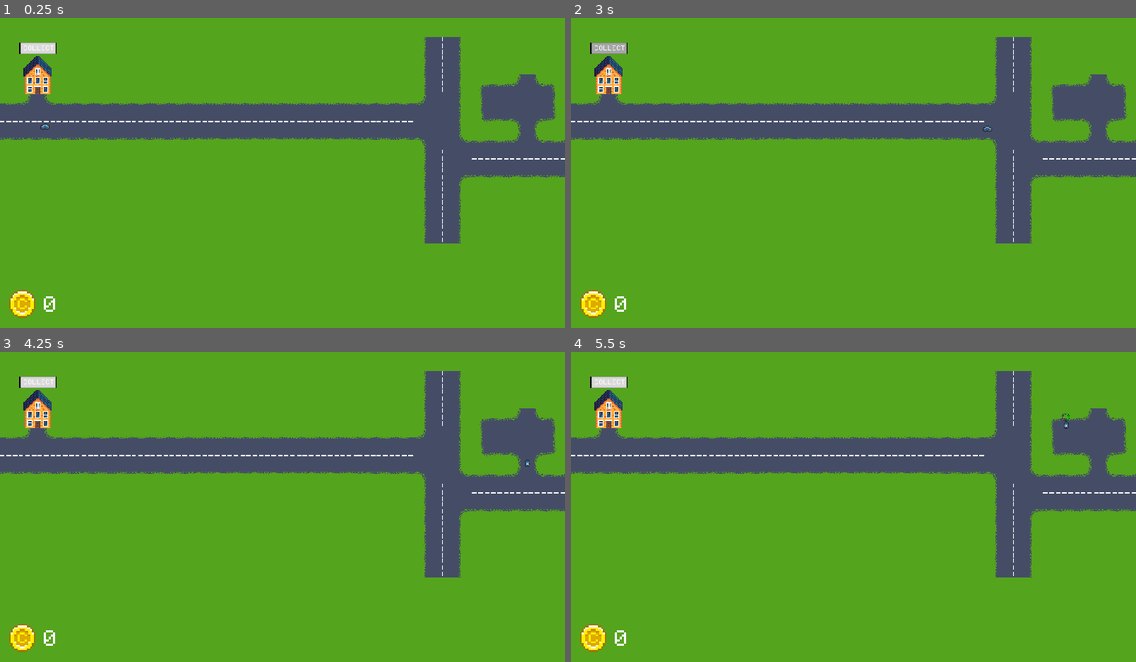
Above: before the commit, frames 1-4 (two rows, left to right).
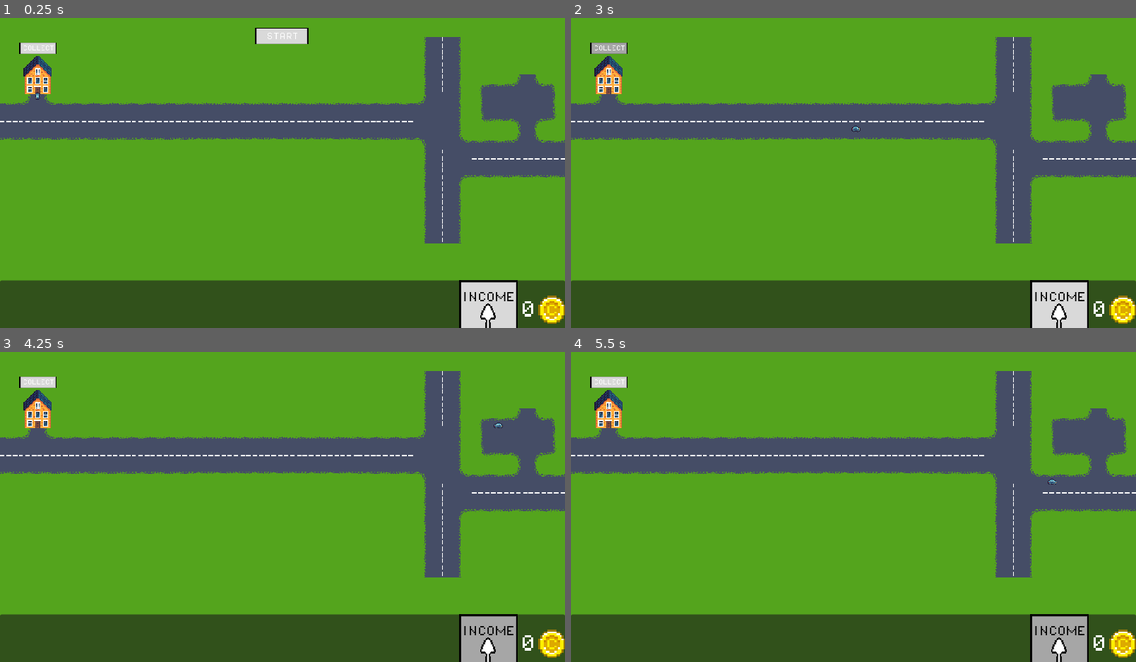
Above: after the commit, the same moments.

Repository: Damian153/idlegame
Game: Godot game, scene res://Scenes/world.tscn
The game is run twice, just before and just after one commit, with the same random seed, the same clock (stepped at 60 frames per second) and the same inputs.
Inputs (mouse positions are in pixels of both pictures, inside the frame that each line leads up to):
- Up to frame 1 (0.25 s): no input
- Up to frame 2 (3 s): click "COLLECT" at 0.5 s; click (1056, 309) at 1.25 s, where only the run after the commit has a clickable "INCOME"; click (853, 36) at 2 s, where only the run after the commit has a clickable "START"; click "COLLECT" at 2.75 s
- Up to frame 3 (4.25 s): click (485, 643) at 3.5 s, where only the run after the commit has a clickable "INCOME"
- Up to frame 4 (5.5 s): click "COLLECT" at 4.25 s; click (1056, 643) at 5 s, where only the run after the commit has a clickable "INCOME"

The runs differ from the first frame. In frame 1, 16% of the frame differs, in the area x 0-100%, y 3-100%; in frame 2, 16%; in frame 3, 15%; in frame 4, 16%.

Commit message:
upgrades

Diff:
--- a/Scenes/CanvasLayer.gd
+++ b/Scenes/CanvasLayer.gd
@@ -1,6 +1,12 @@
 extends CanvasLayer
 
-@onready var coins_text = $coins_text
+@onready var coins_text = $PanelContainer/HBoxContainer/coins_text
+@onready var houses = $"../houses"
 
 func _process(delta):
 	coins_text.text = str(Global.coins)
+
+func _on_upgrade_income_pressed():
+	if Global.coins >= 4:
+		houses.blue_car.coin_amount += 1
+		Global.coins -= 4
--- a/Scenes/blue_car.tscn
+++ b/Scenes/blue_car.tscn
@@ -54,7 +54,6 @@
 h_offset = -7.21
 v_offset = -3.32
 rotates = false
-cubic_interp = false
 loop = false
 
 [node name="AnimatedSprite2D" type="AnimatedSprite2D" parent="Path2D/PathFollow2D"]
@@ -62,11 +61,12 @@
 sprite_frames = SubResource("SpriteFrames_yu0pb")
 animation = &"left"
 
-[node name="progressbar" type="TextureProgressBar" parent="."]
-offset_left = 770.0
-offset_top = -8.0
-offset_right = 802.0
-offset_bottom = 24.0
+[node name="progressbar" type="TextureProgressBar" parent="Path2D/PathFollow2D/AnimatedSprite2D"]
+visible = false
+offset_left = -6.49621
+offset_top = -20.0
+offset_right = 25.5038
+offset_bottom = 12.0
 scale = Vector2(0.41, 0.41)
 fill_mode = 4
 texture_under = ExtResource("5_mko23")
--- a/Scenes/houses.gd
+++ b/Scenes/houses.gd
@@ -2,12 +2,12 @@
 @onready var blue_car = $blue_car
 @onready var coin = $Coin
 @onready var animation_player = $AnimationPlayer
+@onready var start = $"../start"
 
 func _ready():
 	animation_player.play("coin")
 
-func _process(_delta):
-	if blue_car.can_collect:
-		coin.visible = true
-	else:
-		coin.visible = false
+
+func _on_start_pressed():
+	blue_car.can_move = 1
+	start.queue_free()
--- a/Scenes/houses.tscn
+++ b/Scenes/houses.tscn
@@ -8,6 +8,21 @@
 [ext_resource type="Texture2D" uid="uid://h2rfljqjwlfj" path="res://pozegodor/button/pressed_button.png" id="5_7dpkx"]
 [ext_resource type="Texture2D" uid="uid://ec0gtgdypd83" path="res://pozegodor/button/hover_button.png" id="6_dluei"]
 [ext_resource type="Texture2D" uid="uid://oe4x68fj7ube" path="res://pozegodor/circular progressbar/coin.png" id="7_4bg64"]
+
+[sub_resource type="Animation" id="Animation_i7bg6"]
+length = 0.001
+tracks/0/type = "value"
+tracks/0/imported = false
+tracks/0/enabled = true
+tracks/0/path = NodePath("Coin:position")
+tracks/0/interp = 1
+tracks/0/loop_wrap = true
+tracks/0/keys = {
+"times": PackedFloat32Array(0),
+"transitions": PackedFloat32Array(1),
+"update": 0,
+"values": [Vector2(0, -80.19)]
+}
 
 [sub_resource type="Animation" id="Animation_6b13q"]
 resource_name = "coin"
@@ -23,21 +38,6 @@
 "transitions": PackedFloat32Array(1, 1),
 "update": 0,
 "values": [Vector2(0, -80.19), Vector2(0, -90)]
-}
-
-[sub_resource type="Animation" id="Animation_i7bg6"]
-length = 0.001
-tracks/0/type = "value"
-tracks/0/imported = false
-tracks/0/enabled = true
-tracks/0/path = NodePath("Coin:position")
-tracks/0/interp = 1
-tracks/0/loop_wrap = true
-tracks/0/keys = {
-"times": PackedFloat32Array(0),
-"transitions": PackedFloat32Array(1),
-"update": 0,
-"values": [Vector2(0, -80.19)]
 }
 
 [sub_resource type="AnimationLibrary" id="AnimationLibrary_ocir5"]
@@ -85,6 +85,7 @@
 text = "COLLECT"
 
 [node name="Coin" type="Sprite2D" parent="."]
+visible = false
 position = Vector2(0, -80.19)
 scale = Vector2(0.47, 0.47)
 texture = ExtResource("7_4bg64")
@@ -95,5 +96,6 @@
 }
 autoplay = "coin"
 
+[connection signal="button_down" from="TextureButton" to="blue_car" method="_on_texture_button_button_down"]
 [connection signal="button_up" from="TextureButton" to="blue_car" method="_on_texture_button_button_up"]
 [connection signal="pressed" from="TextureButton" to="blue_car" method="_on_texture_button_pressed"]
--- a/Scenes/world.tscn
+++ b/Scenes/world.tscn
@@ -1,10 +1,14 @@
-[gd_scene load_steps=9 format=3 uid="uid://b0klq4284m56i"]
+[gd_scene load_steps=13 format=3 uid="uid://b0klq4284m56i"]
 
 [ext_resource type="Texture2D" uid="uid://js2c1ak55o4d" path="res://pozegodor/tilemap.png" id="1_7rhx4"]
 [ext_resource type="Texture2D" uid="uid://x4s04r83r2g6" path="res://pozegodor/CityBuilder.png" id="2_b8i7p"]
 [ext_resource type="PackedScene" uid="uid://dcojodoefejqb" path="res://Scenes/houses.tscn" id="3_jbj48"]
 [ext_resource type="Script" path="res://Scenes/CanvasLayer.gd" id="4_58j50"]
 [ext_resource type="Texture2D" uid="uid://oe4x68fj7ube" path="res://pozegodor/circular progressbar/coin.png" id="4_akv0h"]
+[ext_resource type="Texture2D" uid="uid://dklu0lneulcn7" path="res://pozegodor/button/normal_button.png" id="6_akf7y"]
+[ext_resource type="Texture2D" uid="uid://h2rfljqjwlfj" path="res://pozegodor/button/pressed_button.png" id="7_k23ml"]
+[ext_resource type="Texture2D" uid="uid://ec0gtgdypd83" path="res://pozegodor/button/hover_button.png" id="8_bmmm8"]
+[ext_resource type="Texture2D" uid="uid://dlbypre88tk4k" path="res://pozegodor/circular progressbar/arrow.png" id="8_tjvel"]
 
 [sub_resource type="TileSetAtlasSource" id="TileSetAtlasSource_6wmgr"]
 texture = ExtResource("1_7rhx4")
@@ -181,15 +185,74 @@
 [node name="CanvasLayer" type="CanvasLayer" parent="."]
 script = ExtResource("4_58j50")
 
-[node name="coin" type="Sprite2D" parent="CanvasLayer"]
-position = Vector2(38, 487)
+[node name="PanelContainer" type="PanelContainer" parent="CanvasLayer"]
+offset_top = 447.0
+offset_right = 960.0
+offset_bottom = 544.0
+
+[node name="HBoxContainer" type="HBoxContainer" parent="CanvasLayer/PanelContainer"]
+layout_mode = 2
+alignment = 2
+
+[node name="upgrade_income" type="TextureButton" parent="CanvasLayer/PanelContainer/HBoxContainer"]
+layout_mode = 2
+texture_normal = ExtResource("6_akf7y")
+texture_pressed = ExtResource("7_k23ml")
+texture_hover = ExtResource("8_bmmm8")
+stretch_mode = 5
+
+[node name="Label" type="Label" parent="CanvasLayer/PanelContainer/HBoxContainer/upgrade_income"]
+texture_filter = 3
+layout_mode = 0
+offset_left = 5.00001
+offset_top = 20.0
+offset_right = 110.0
+offset_bottom = 41.0
+theme_override_colors/font_color = Color(0, 0, 0, 1)
+theme_override_font_sizes/font_size = 17
+text = "INCOME"
+
+[node name="TextureRect" type="TextureRect" parent="CanvasLayer/PanelContainer/HBoxContainer/upgrade_income"]
+layout_mode = 0
+offset_left = 22.0
+offset_top = 39.0
+offset_right = 62.0
+offset_bottom = 79.0
+scale = Vector2(1.355, 1.355)
+texture = ExtResource("8_tjvel")
+
+[node name="coins_text" type="Label" parent="CanvasLayer/PanelContainer/HBoxContainer"]
+texture_filter = 3
+layout_mode = 2
+theme_override_font_sizes/font_size = 30
+text = "999"
+
+[node name="TextureRect" type="TextureRect" parent="CanvasLayer/PanelContainer/HBoxContainer"]
+layout_mode = 2
 texture = ExtResource("4_akv0h")
-
-[node name="coins_text" type="Label" parent="CanvasLayer"]
+stretch_mode = 3
+
+[node name="start" type="TextureButton" parent="."]
+offset_left = 433.0
+offset_top = 17.0
+offset_right = 580.0
+offset_bottom = 62.0
+scale = Vector2(0.62, 0.62)
+texture_normal = ExtResource("6_akf7y")
+texture_pressed = ExtResource("7_k23ml")
+texture_hover = ExtResource("8_bmmm8")
+ignore_texture_size = true
+stretch_mode = 0
+
+[node name="Label" type="Label" parent="start"]
 texture_filter = 3
-offset_left = 71.0
-offset_top = 474.0
-offset_right = 123.0
-offset_bottom = 505.0
-theme_override_font_sizes/font_size = 30
-text = "99"
+layout_mode = 0
+offset_left = 32.2581
+offset_top = 12.9032
+offset_right = 120.258
+offset_bottom = 33.9032
+theme_override_font_sizes/font_size = 20
+text = "START"
+
+[connection signal="pressed" from="CanvasLayer/PanelContainer/HBoxContainer/upgrade_income" to="CanvasLayer" method="_on_upgrade_income_pressed"]
+[connection signal="pressed" from="start" to="houses" method="_on_start_pressed"]
--- a/blue_car.gd
+++ b/blue_car.gd
@@ -1,57 +1,52 @@
 extends Area2D
 
 @onready var path_follow_2d = $Path2D/PathFollow2D
-@export var speed = 230
+@export var speed = 500
 @onready var animated_sprite_2d = $Path2D/PathFollow2D/AnimatedSprite2D
 @onready var texture_button = $"../TextureButton"
-@onready var progressbar = $progressbar
+@onready var progressbar = $Path2D/PathFollow2D/AnimatedSprite2D/progressbar
 @export var can_collect = false
+@onready var coin = $"../Coin"
+@export var coin_amount = 1
 var start_pos
 var collecting_pos :Vector2 = Vector2.ZERO
 var x
 var y
 var can_move : int = 0
-var button_pressed
-var coin_amount = 1
+var button_pressed = false
 func _ready():
 	x = path_follow_2d.position.x
 	y = path_follow_2d.position.y
-	start_pos = path_follow_2d.progress
-	can_move = 1
-	progressbar.visible = false
+	start_pos = path_follow_2d.position
+	#progressbar.visible = false
 
 func _process(delta):
 	x = path_follow_2d.position.x
 	y = path_follow_2d.position.y
 
+
 	path_follow_2d.progress += speed * delta * can_move
 
-	if path_follow_2d.progress_ratio == 1:
-		path_follow_2d.progress_ratio = 0
-		can_move = 0
-
-	if path_follow_2d.progress == start_pos:
-		can_move = 0
-		can_collect = true
-
-	if can_collect == true and button_pressed:
-		Global.coins += coin_amount
-		button_pressed = false
-		can_move = 1
-		can_collect = false
-
-	if float (path_follow_2d.progress_ratio) > 0.516 and collecting_pos == Vector2.ZERO:
-		collecting_pos = path_follow_2d.position
-
-	if path_follow_2d.position == collecting_pos:
+	if float (path_follow_2d.progress_ratio) >= 0.516 and !can_collect:
 		can_move = 0
 		progressbar.visible = true
-		progressbar.value +=  delta * 30
+		progressbar.value +=  delta * 100
 		if progressbar.value == 100:
 			can_move = 1
 			progressbar.visible = false
 			progressbar.value = 0
+			can_collect = true
 
+	if path_follow_2d.progress_ratio == 1:
+		can_move = 0
+		path_follow_2d.progress_ratio = 0
+		coin.visible = true
+
+	if can_collect and button_pressed and path_follow_2d.progress_ratio == 0 :
+		Global.coins += coin_amount
+		can_move = 1
+		can_collect = false
+		coin.visible = false
 
 
 	if path_follow_2d.position.x - x:
@@ -64,6 +59,9 @@
 
 
 
+func _on_texture_button_button_down():
+	button_pressed = true
 
-func _on_texture_button_pressed():
-	button_pressed = true
+
+func _on_texture_button_button_up():
+	button_pressed = false
Binary file added: pozegodor/circular progressbar/arrow.png
Not shown, added: pozegodor/circular progressbar/arrow.png.import
